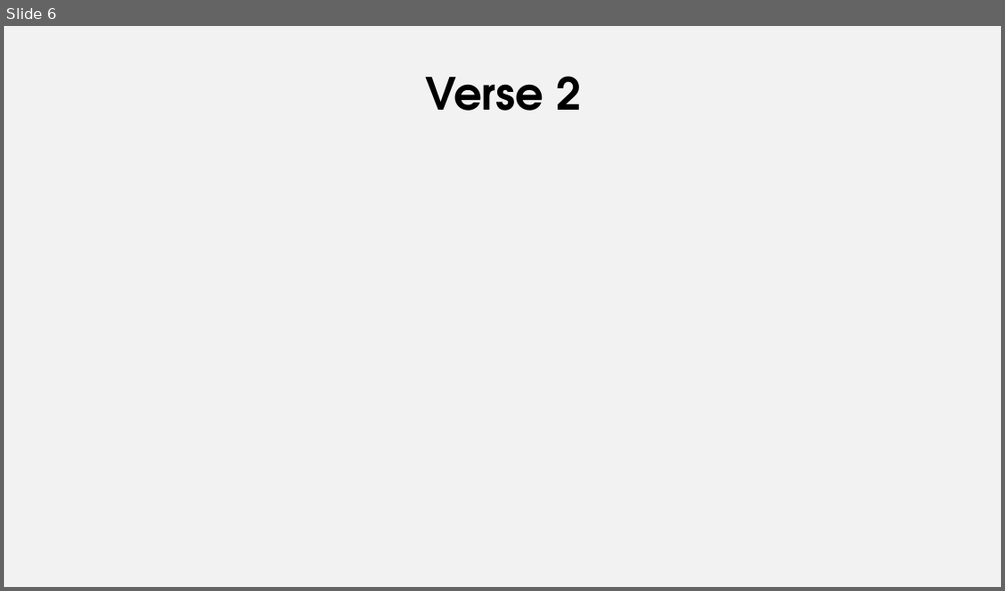
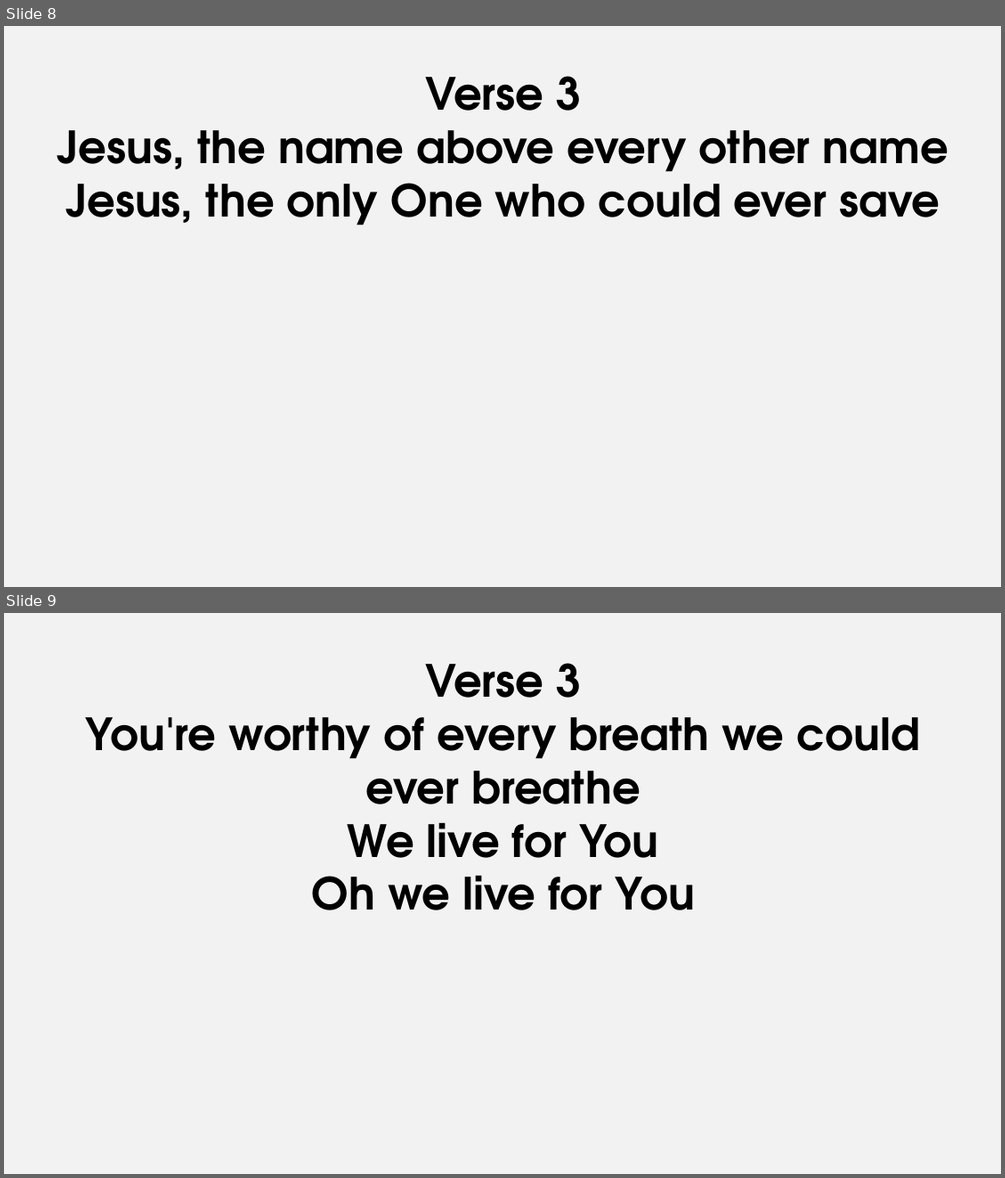
Before and after one commit to pangwuu/Weekly-powerpoint-maker, a slide deck: Songs/Build My Life/Build My Life.pptx. Shown one above the other, each under a label of ours: slide 6 before the commit, slides 8 and 9 after it. The pictures are 1005x591 and 1005x1178 pixels, drawn with LibreOffice and Linux fonts; fonts in the diff are those of the drawing. Boxes give left, top, right and bottom in pixels: in the first picture for what was removed or moved away, otherwise in the second. Text is boxed around its words. In the diff, an @@ line names an element or a change of style, - is before the commit and + after.

```diff
--- a/Songs/Build My Life/Build My Life.pptx
+++ b/Songs/Build My Life/Build My Life.pptx
@@ slide 9 added at (4, 613, 1001, 1174), background #F2F2F2 @@
@@ subtitle added at (86, 663, 920, 910), 42.7 pt, text #000000, bold @@
+Verse 3
+You're worthy of every breath we could ever breathe
+We live for You
+Oh we live for You
@@ what was slide 6 is now slide 8 @@
@@ slide 8 changed as well @@
@@ subtitle at (57, 76, 948, 225): text changed @@
-Verse 2
+Verse 3
+Jesus, the name above every other name
+Jesus, the only One who could ever save
```
Also in this commit, not shown: 4 other slides changed, 8 other slides added, 5 slides removed, 12 other files.
